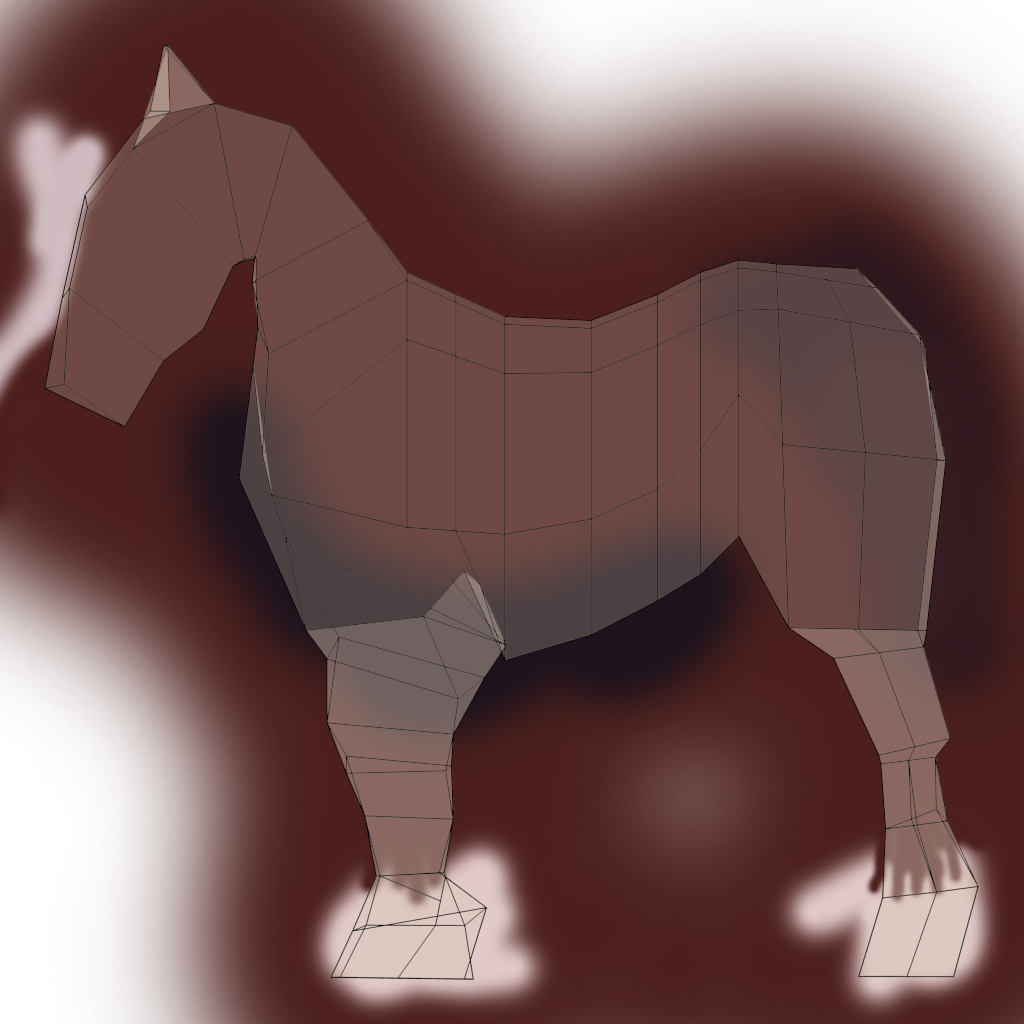
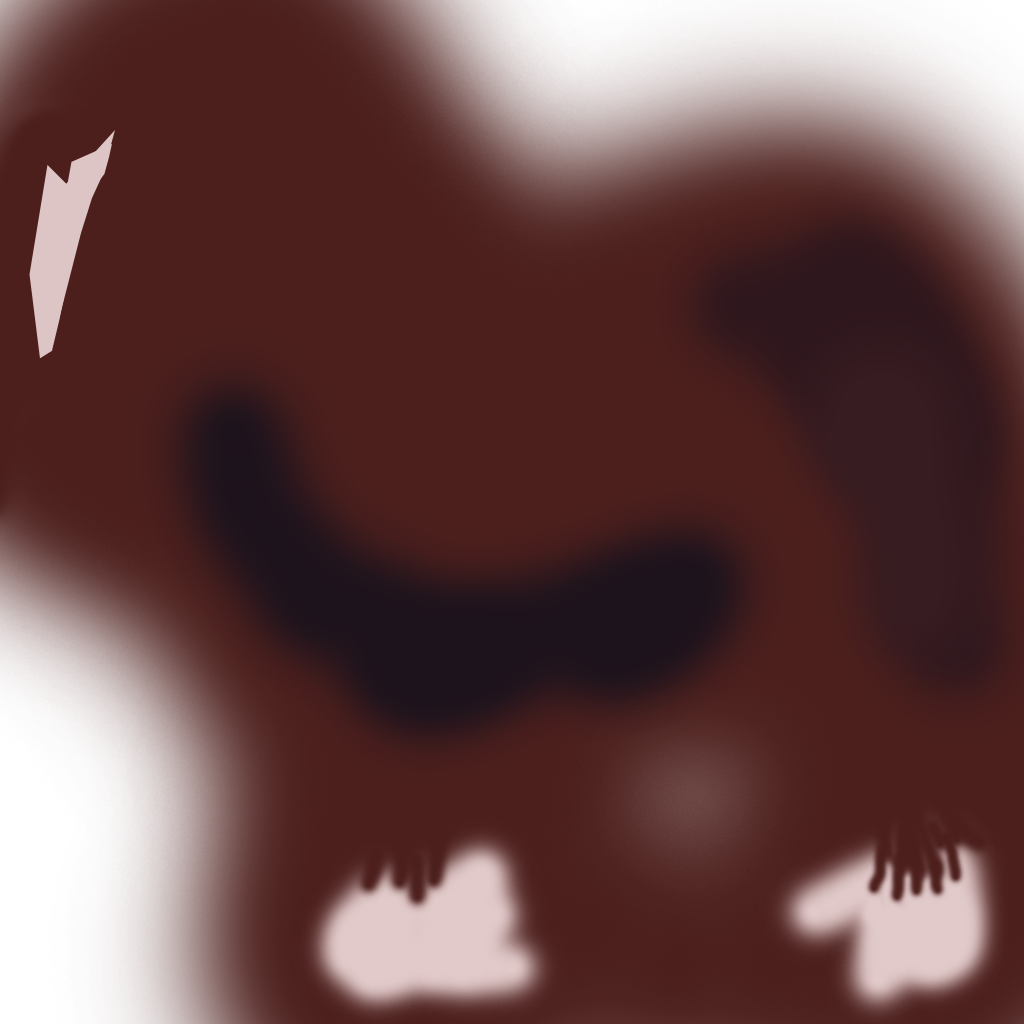
Two versions of the same layered image (1024x1024). Layer-by-layer changes:
hid "Layer 0" over [44, 45, 979, 980]
added layer "Layer 2" above "Layer 1" over [29, 130, 115, 359]
painted on "Layer 1" over [0, 93, 133, 428]
